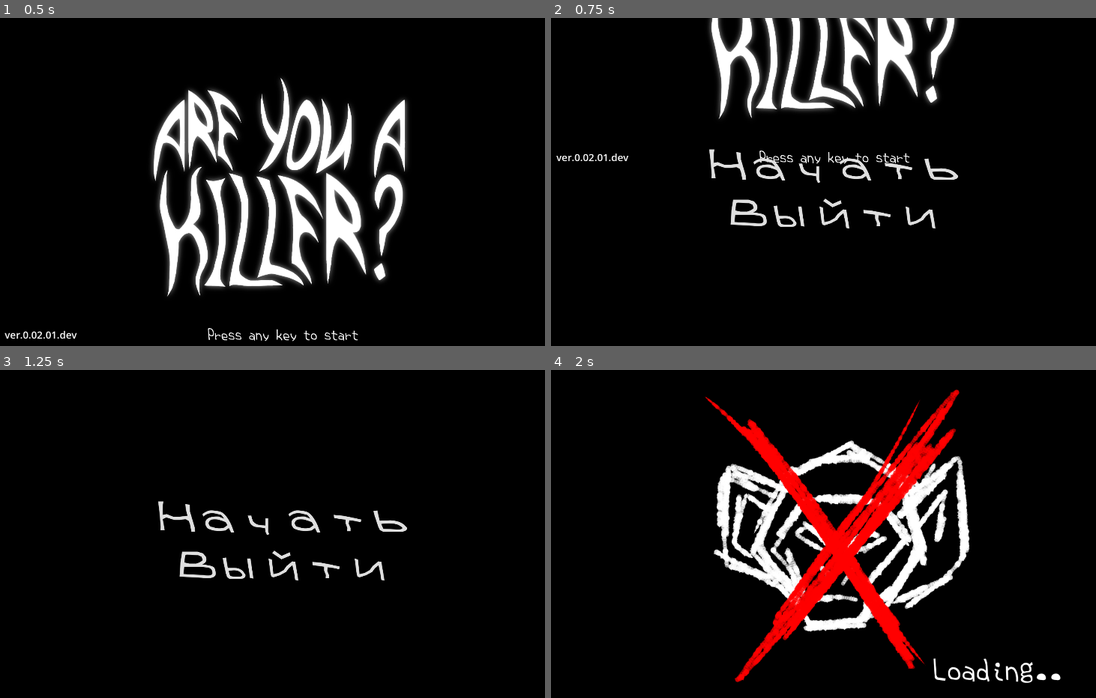
Above: before the commit, frames 1-4 (two rows, left to right).
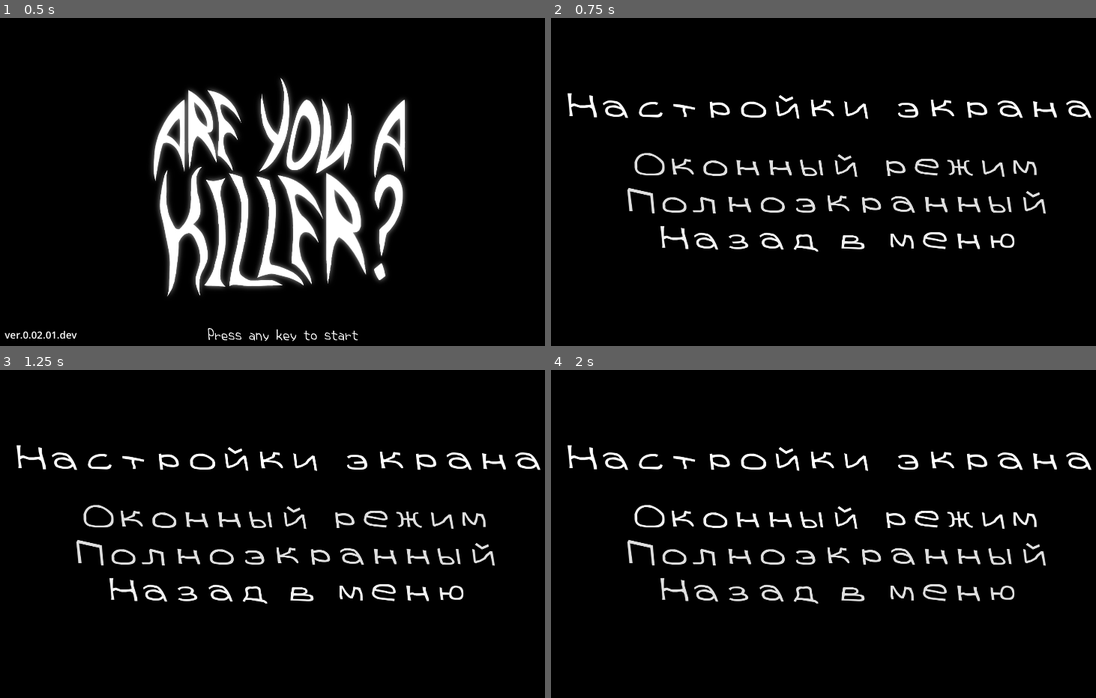
Above: after the commit, the same moments.

Repository: usynin78-web/ayak
Game: Godot game, scene res://UI/main menu/main menu.tscn
Two runs of this game, one before a commit and one after it. Both use one fixed random seed, a clock stepped at 60 frames per second and the inputs below.
Inputs (mouse positions are in pixels of both pictures, inside the frame that each line leads up to):
- Up to frame 1 (0.5 s): no input
- Up to frame 2 (0.75 s): tap Enter at 0.5 s; move the mouse to (965, 168) at 0.52 s; hold D (ui_right) from 0.53 s (still down); click (965, 168) at 0.6 s
- Up to frame 3 (1.25 s): keep holding D (ui_right)
- Up to frame 4 (2 s): release D (ui_right) at 1.25 s; click (839, 514) at 1.25 s, where only the run after the commit has a clickable "Оконный режим"

Frame 1 is identical in both runs. In frame 2, 13% of the frame differs, in the area x 0-100%, y 0-72%; in frame 3, 5.8%; in frame 4, 19%, in the area x 3-100%, y 5-96%.

Commit message:
Add settings menu and theme; wire settings button
Introduce a new settings scene and script to switch display modes and return to the main menu. Added a Theme resource (font/main_menu_th.tres) and replaced inline button Theme subresource in the main menu with the external theme. Updated main menu scene and script to add a "setting" button, connect its signal, and show/hide it alongside other menu buttons. Created setting.tscn, setting.gd, and its UID file to handle windowed/fullscreen toggles and navigation back to the main menu.

Diff:
--- a/UI/main menu/main menu.tscn
+++ b/UI/main menu/main menu.tscn
@@ -4,6 +4,7 @@
 [ext_resource type="Script" uid="uid://cfmamum7iu8tr" path="res://UI/main menu/main_menu.gd" id="1_x1d3d"]
 [ext_resource type="FontFile" uid="uid://bvvpcwpmb13hq" path="res://font/mt_tare-regular/MT_TARE Regular/MT_TARE Regular.ttf" id="3_3ul0u"]
 [ext_resource type="Texture2D" uid="uid://k8bo7ngxjn24" path="res://UI/main menu/loading/Texture Pack 5.png" id="4_3ul0u"]
+[ext_resource type="Theme" uid="uid://c187p45dgfqp" path="res://font/main_menu_th.tres" id="4_dmwvm"]
 
 [sub_resource type="Animation" id="Animation_yjc5i"]
 length = 0.001
@@ -48,10 +49,6 @@
 [sub_resource type="LabelSettings" id="LabelSettings_x1d3d"]
 font_size = 32
 
-[sub_resource type="Theme" id="Theme_3ul0u"]
-Button/font_sizes/font_size = 138
-Button/fonts/font = ExtResource("3_3ul0u")
-
 [sub_resource type="AtlasTexture" id="AtlasTexture_dmwvm"]
 atlas = ExtResource("4_3ul0u")
 region = Rect2(0, 2164, 1923, 1082)
@@ -188,21 +185,28 @@
 [node name="start" type="Button" parent="VBoxContainer" unique_id=112315503]
 layout_mode = 2
 accessibility_name = "start"
-theme = SubResource("Theme_3ul0u")
+theme = ExtResource("4_dmwvm")
 theme_type_variation = &"FlatButton"
 text = "Начать"
 
+[node name="setting" type="Button" parent="VBoxContainer" unique_id=1260301710]
+layout_mode = 2
+accessibility_name = "start"
+theme = ExtResource("4_dmwvm")
+theme_type_variation = &"FlatButton"
+text = "Настройки"
+
 [node name="continue" type="Button" parent="VBoxContainer" unique_id=1958528430]
 layout_mode = 2
 accessibility_name = "continue"
-theme = SubResource("Theme_3ul0u")
+theme = ExtResource("4_dmwvm")
 theme_type_variation = &"FlatButton"
 text = "Продолжить"
 
 [node name="exit" type="Button" parent="VBoxContainer" unique_id=1649470119]
 layout_mode = 2
 accessibility_name = "exit"
-theme = SubResource("Theme_3ul0u")
+theme = ExtResource("4_dmwvm")
 theme_type_variation = &"FlatButton"
 text = "Выйти"
 
--- a/UI/main menu/main_menu.gd
+++ b/UI/main menu/main_menu.gd
@@ -4,6 +4,7 @@
 @onready var start_button = $VBoxContainer/start
 @onready var continue_button = $VBoxContainer/continue
 @onready var exit_button = $VBoxContainer/exit
+@onready var setting_button = $VBoxContainer/setting
 @onready var loading_screen: AnimatedSprite2D = $loading
 
 var started = false
@@ -12,11 +13,13 @@
  start_button.visible = false
  continue_button.visible = false
  exit_button.visible = false
+ setting_button.visible = false
  loading_screen.visible = false
 
  start_button.pressed.connect(_on_start_pressed)
  continue_button.pressed.connect(_on_continue_pressed)
  exit_button.pressed.connect(_on_exit_pressed)
+ setting_button.pressed.connect(_on_setting_pressed)
 
 func _input(event):
  if not started and event is InputEventKey and event.pressed:
@@ -24,6 +27,7 @@
   anim_player.play("title_up")
   start_button.visible = true
   exit_button.visible = true
+  setting_button.visible = true
 
   if CheckpointManager.has_save():
    continue_button.visible = true
@@ -38,6 +42,9 @@
   tree.change_scene_to_file("res://loc/roomtest/roomtest.tscn")
  else:
   push_error("SceneTree не найден")
+
+func _on_setting_pressed():
+ get_tree().change_scene_to_file("res://UI/main menu/setting.tscn")
 
 func _on_continue_pressed():
  var tree = get_tree()
--- /dev/null
+++ b/UI/main menu/setting.tscn
@@ -0,0 +1,70 @@
+[gd_scene format=3 uid="uid://f5t3tqc3tc3l"]
+
+[ext_resource type="Script" uid="uid://bki1v52ny8iwb" path="res://setting.gd" id="1_co4yu"]
+[ext_resource type="FontFile" uid="uid://bvvpcwpmb13hq" path="res://font/mt_tare-regular/MT_TARE Regular/MT_TARE Regular.ttf" id="2_14l44"]
+[ext_resource type="Theme" uid="uid://c187p45dgfqp" path="res://font/main_menu_th.tres" id="3_lt3vp"]
+
+[sub_resource type="LabelSettings" id="LabelSettings_gj6yb"]
+font = ExtResource("2_14l44")
+font_size = 110
+
+[node name="Control" type="Control" unique_id=321628895]
+layout_mode = 3
+anchors_preset = 15
+anchor_right = 1.0
+anchor_bottom = 1.0
+grow_horizontal = 2
+grow_vertical = 2
+script = ExtResource("1_co4yu")
+
+[node name="Label" type="Label" parent="." unique_id=195927891]
+layout_mode = 1
+anchors_preset = 14
+anchor_top = 0.5
+anchor_right = 1.0
+anchor_bottom = 0.5
+offset_left = 95.0
+offset_top = -320.0
+offset_right = 95.0
+offset_bottom = -209.0
+grow_horizontal = 2
+grow_vertical = 2
+text = "Настройки экрана"
+label_settings = SubResource("LabelSettings_gj6yb")
+
+[node name="VBoxContainer" type="VBoxContainer" parent="." unique_id=1896164146]
+layout_mode = 1
+anchors_preset = 8
+anchor_left = 0.5
+anchor_top = 0.5
+anchor_right = 0.5
+anchor_bottom = 0.5
+offset_left = -675.0
+offset_top = -133.0
+offset_right = 698.0
+offset_bottom = 217.0
+grow_horizontal = 2
+grow_vertical = 2
+mouse_filter = 0
+accessibility_name = "main menu"
+
+[node name="windowed" type="Button" parent="VBoxContainer" unique_id=35352608]
+layout_mode = 2
+accessibility_name = "start"
+theme = ExtResource("3_lt3vp")
+theme_type_variation = &"FlatButton"
+text = "Оконный режим"
+
+[node name="fullscreen" type="Button" parent="VBoxContainer" unique_id=2012020919]
+layout_mode = 2
+accessibility_name = "continue"
+theme = ExtResource("3_lt3vp")
+theme_type_variation = &"FlatButton"
+text = "Полноэкранный"
+
+[node name="exit_to_menu" type="Button" parent="VBoxContainer" unique_id=1822451773]
+layout_mode = 2
+accessibility_name = "exit"
+theme = ExtResource("3_lt3vp")
+theme_type_variation = &"FlatButton"
+text = "Назад в меню"
--- /dev/null
+++ b/font/main_menu_th.tres
@@ -0,0 +1,7 @@
+[gd_resource type="Theme" format=3 uid="uid://c187p45dgfqp"]
+
+[ext_resource type="FontFile" uid="uid://bvvpcwpmb13hq" path="res://font/mt_tare-regular/MT_TARE Regular/MT_TARE Regular.ttf" id="1_cmpc1"]
+
+[resource]
+Button/font_sizes/font_size = 105
+Button/fonts/font = ExtResource("1_cmpc1")
--- /dev/null
+++ b/setting.gd
@@ -0,0 +1,15 @@
+extends Control
+
+func _ready():
+ $VBoxContainer/windowed.pressed.connect(_on_windowed_pressed)
+ $VBoxContainer/fullscreen.pressed.connect(_on_fullscreen_pressed)
+ $VBoxContainer/exit_to_menu.pressed.connect(_on_exit_to_menu_pressed)
+
+func _on_windowed_pressed():
+ DisplayServer.window_set_mode(DisplayServer.WINDOW_MODE_WINDOWED)
+
+func _on_fullscreen_pressed():
+ DisplayServer.window_set_mode(DisplayServer.WINDOW_MODE_FULLSCREEN)
+
+func _on_exit_to_menu_pressed():
+ get_tree().change_scene_to_file("res://UI/main menu/main menu.tscn")
Not shown, changed: export_presets.cfg
Not shown, added: setting.gd.uid
